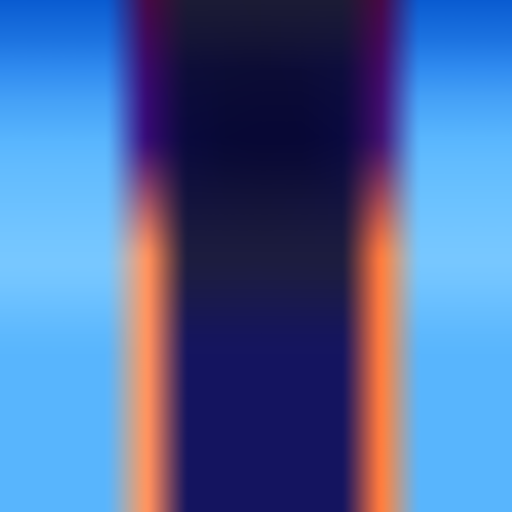
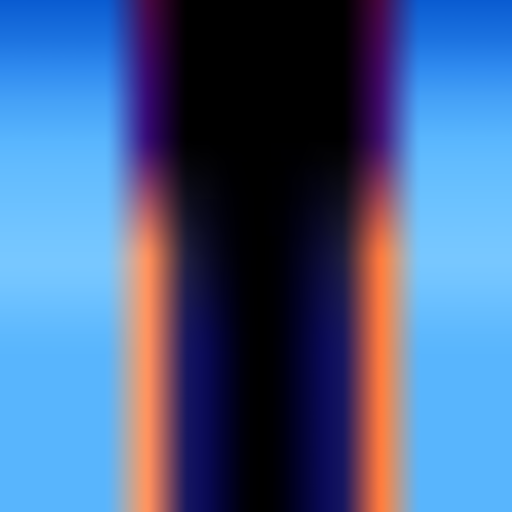
Two versions of the same layered image (512px x 512px). Layer-by-layer changes:
painted on "Vector Smart Object" over box(114, 0, 410, 512)
